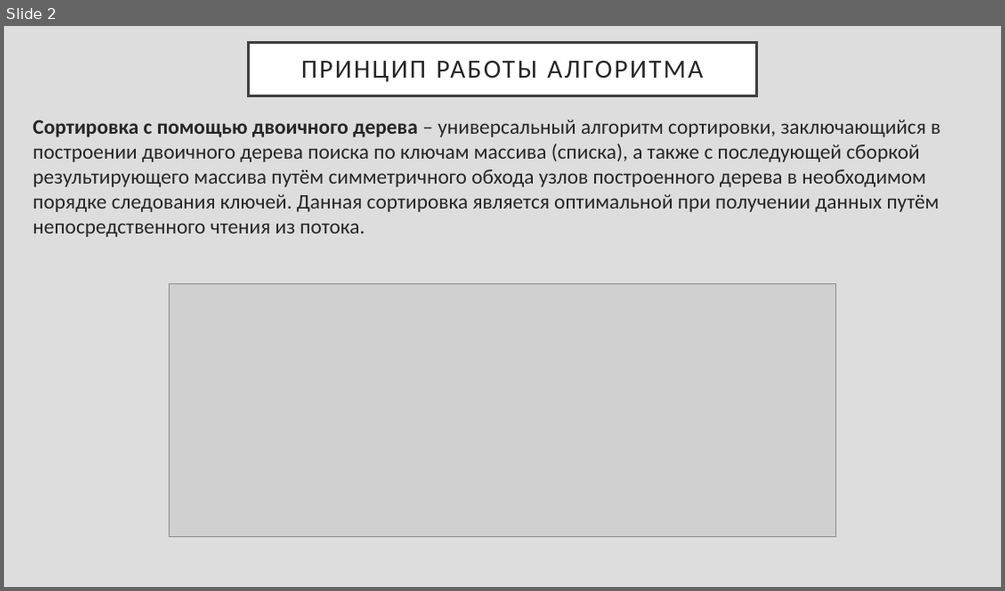
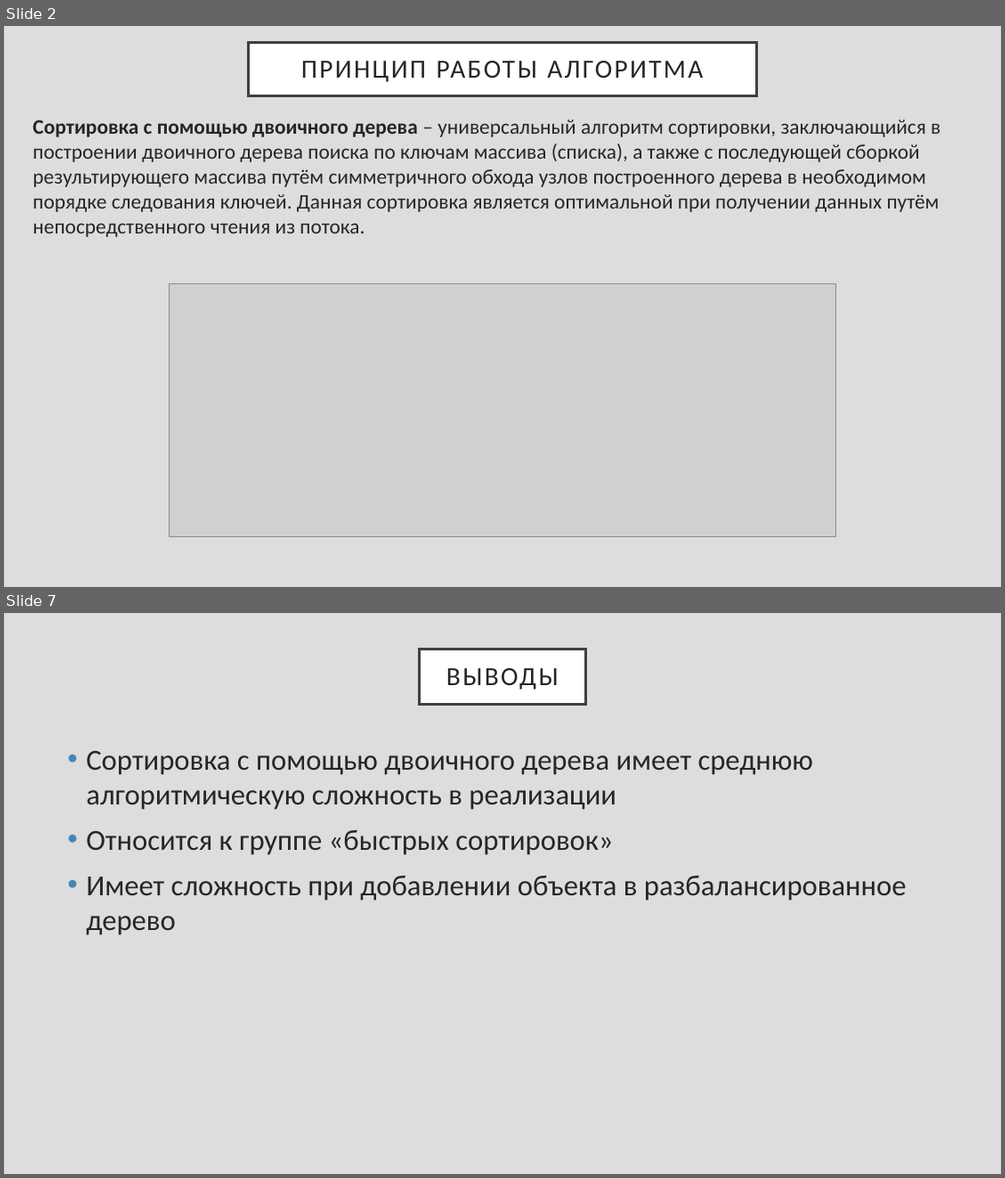
Before and after one commit to Rarmash/Procedural-Programming, a slide deck: Сортировка с помощью двоичного дерева.pptx. Shown one above the other, each under a label of ours: slide 2 before the commit, slides 2 and 7 after it; the slides between them are not shown. The pictures are 1005x591 and 1005x1178 pixels, drawn with LibreOffice and Linux fonts; fonts in the diff are those of the drawing; grey boxes stand for pictures. Boxes give left, top, right and bottom in pixels: in the first picture for what was removed or moved away, otherwise in the second. Text is boxed around its words. In the diff, an @@ line names an element or a change of style, - is before the commit and + after.

```diff
--- a/Сортировка с помощью двоичного дерева.pptx
+++ b/Сортировка с помощью двоичного дерева.pptx
@@ slide 7 added at (x1=4, y1=613, x2=1001, y2=1174), background #DDDDDD @@
@@ title added at (x1=419, y1=649, x2=586, y2=705), fill #FFFFFF, outline #404040 2.5 pt, 25.2 pt, text #262626 @@
+ВЫВОДЫ
@@ text added at (x1=86, y1=751, x2=906, y2=935), 28 pt, text #262626 @@
+• Сортировка с помощью двоичного дерева имеет среднюю алгоритмическую сложность в реализации
+• Относится к группе «быстрых сортировок»
+• Имеет сложность при добавлении объекта в разбалансированное дерево
```
Also in this commit, not shown: 5 other slides added, 1 slide removed, 4 other files.
